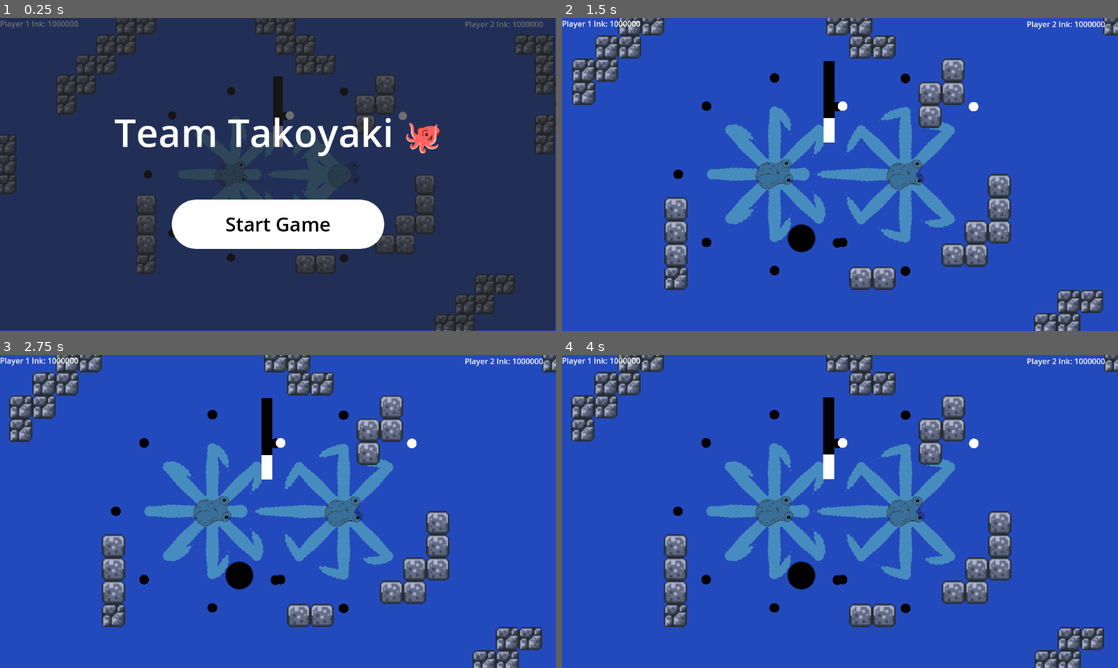
Above: before the commit, frames 1-4 (two rows, left to right).
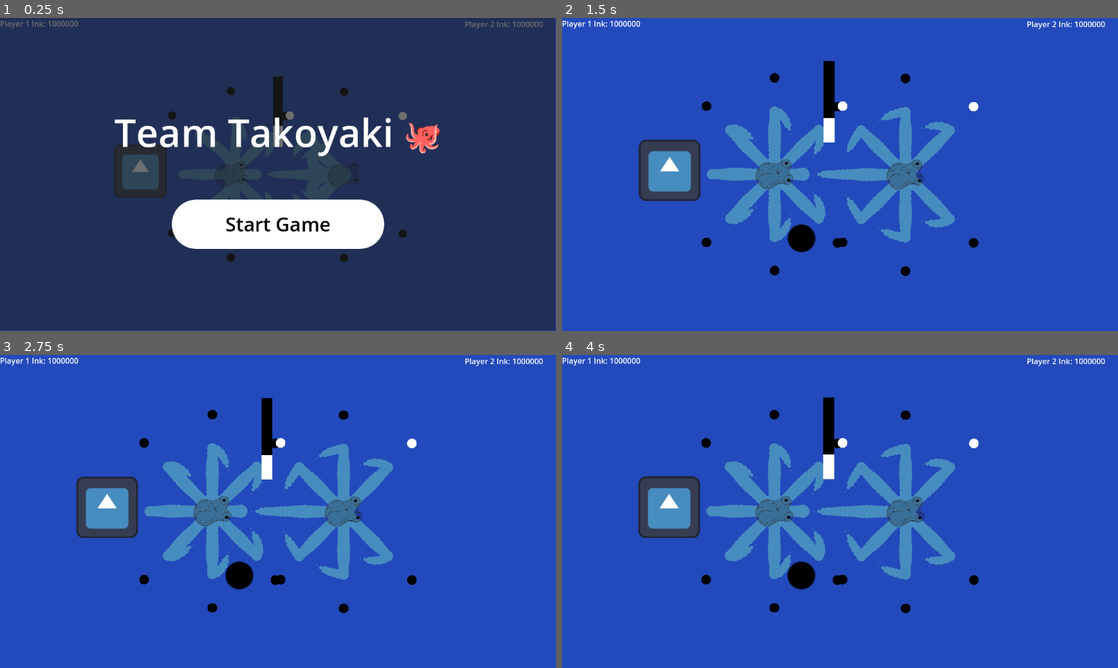
Above: after the commit, the same moments.

Repository: kam-zhan-yue/cissa-gmc-jam
Game: Godot game, scene res://scenes/main.tscn
The game is run twice, just before and just after one commit, with the same random seed, the same clock (stepped at 60 frames per second) and the same inputs. The engine's default icon, where the game draws it, is replaced by a stand-in: a white triangle on a blue panel in a dark square.
Inputs (mouse positions are in pixels of both pictures, inside the frame that each line leads up to):
- Up to frame 1 (0.25 s): no input
- Up to frame 2 (1.5 s): click "Start Game" at 0.5 s; move the mouse to (962, 158) at 1.27 s
- Up to frame 3 (2.75 s): tap Enter at 2 s; move the mouse to (166, 527) at 2.02 s
- Up to frame 4 (4 s): tap Space at 2.75 s; move the mouse to (895, 442) at 2.77 s; move the mouse to (812, 574) at 3.52 s

The runs differ from the first frame. In frame 1, 8.8% of the frame differs, in the area x 0-100%, y 0-100%; in frame 2, 11%; in frame 3, 11%; in frame 4, 11%, in the area x 1-100%, y 0-100%.

Commit message:
refactor: move hand logic to arm

Diff:
--- a/scenes/main.tscn
+++ b/scenes/main.tscn
@@ -1,14 +1,17 @@
-[gd_scene load_steps=10 format=3 uid="uid://brm857sd4wqbs"]
+[gd_scene load_steps=11 format=3 uid="uid://brm857sd4wqbs"]
 
 [ext_resource type="PackedScene" uid="uid://v473sc4yajje" path="res://scenes/octopus.tscn" id="1_o5qli"]
 [ext_resource type="Script" uid="uid://p8vllt77abq" path="res://scenes/camera_2d.gd" id="1_sugp2"]
-[ext_resource type="PackedScene" uid="uid://clgwd0rgr7l6v" path="res://scenes/obstacles.tscn" id="2_0wfyh"]
 [ext_resource type="PackedScene" uid="uid://ck4a7ys5px7f" path="res://scenes/killzone.tscn" id="2_tbgi4"]
 [ext_resource type="Script" uid="uid://cx0elix0tahfl" path="res://scripts/game/game_manager.gd" id="2_tefeu"]
 [ext_resource type="PackedScene" uid="uid://dt3pvc340yy4r" path="res://scenes/ui.tscn" id="3_o6xl0"]
 [ext_resource type="PackedScene" uid="uid://3k4m6e87yuwe" path="res://respawnpoint.tscn" id="7_o6xl0"]
 [ext_resource type="PackedScene" uid="uid://dcfa1hp82ih25" path="res://scenes/sword.tscn" id="8_tipki"]
+[ext_resource type="Texture2D" uid="uid://b58a50e60p4fd" path="res://icon.svg" id="9_85g3d"]
 [ext_resource type="PackedScene" uid="uid://doalkotnx6x4a" path="res://scenes/projectile.tscn" id="10_choun"]
+
+[sub_resource type="RectangleShape2D" id="RectangleShape2D_choun"]
+size = Vector2(126, 125)
 
 [node name="Main" type="Node2D"]
 
@@ -40,9 +43,6 @@
 position = Vector2(-59, 0)
 player_id = 1
 
-[node name="obstacles" parent="." instance=ExtResource("2_0wfyh")]
-scale = Vector2(3, 3)
-
 [node name="Camera" type="Camera2D" parent="."]
 unique_name_in_owner = true
 zoom = Vector2(0.7, 0.7)
@@ -64,3 +64,15 @@
 
 [node name="Ball" parent="." instance=ExtResource("10_choun")]
 position = Vector2(-3, 133)
+
+[node name="Obstacle" type="StaticBody2D" parent="."]
+position = Vector2(-277, -8)
+collision_layer = 5
+collision_mask = 5
+
+[node name="Icon" type="Sprite2D" parent="Obstacle"]
+texture = ExtResource("9_85g3d")
+
+[node name="CollisionShape2D" type="CollisionShape2D" parent="Obstacle"]
+position = Vector2(-1, 0.5)
+shape = SubResource("RectangleShape2D_choun")
--- a/scenes/obstacles.tscn
+++ b/scenes/obstacles.tscn
@@ -168,3 +168,4 @@
 [node name="TileMapLayer" type="TileMapLayer" parent="."]
 tile_map_data = PackedByteArray("AAADAAQAAAAGAAEAAAACAAQAAAAGAAEAAAAGAPv/AAAGAAEAAAAFAPz/AAAGAAEAAAAFAP3/AAAGAAEAAAAGAP …(1104 unchanged characters)…
 tile_set = SubResource("TileSet_rw70g")
+collision_enabled = false
--- a/scripts/entities/arm.gd
+++ b/scripts/entities/arm.gd
@@ -36,12 +36,18 @@
 		constraints.append(Constraint.new(Vector2.ZERO, radius, angle))
 
 func _get_hand_position() -> Vector2:
+	return constraints[-1].position
+
+func _get_end_position() -> Vector2:
 	return _get_body_position() + self.aim
 
 func _get_body_position() -> Vector2:
 	return global_position
 
-func _process(delta: float) -> void:
+func _physics_process(delta: float) -> void:
+	redraw(delta)
+
+func redraw(delta: float) -> void:
 	# If we are searching, then we want to update our aim to the target
 	if arm_state == ARM_STATE.SEARCHING and target:
 		self.aim = self.aim.move_toward(target, delta * arm_speed)
@@ -62,7 +68,7 @@
 			_draw_fabrik(self.aim, HAND_NODE)
 		ARM_STATE.AIMING:
 			# If we are moving around, we go towards the hand
-			_draw_fabrik(_get_hand_position(), 1)
+			_draw_fabrik(_get_end_position(), 1)
 
 func _draw_forwards() -> void:
 	_process_forwards()
--- a/scripts/entities/primary_arm.gd
+++ b/scripts/entities/primary_arm.gd
@@ -10,7 +10,6 @@
 const THROW_VELOCITY = 1000.0
 const THROW_THRESHOLD = 0.7
 
-var arm_velocity := Vector2.ZERO
 var target_position := Vector2.ZERO
 var grab: Item
 
@@ -35,6 +34,7 @@
 	self._process_aim(delta)
 	self._process_movement(delta)
 	self._process_input()
+	self.redraw(delta)
 
 func _process_grab() -> void:
 	match self.state:
@@ -67,23 +67,42 @@
 		self.target_position = self.target_position.normalized() * Arm.MAX_REACH
 
 func _process_movement(delta: float) -> void:
+	var next_hand_position = _get_next_hand_position(delta)
+	self.aim = next_hand_position
+	hand.global_position = _get_hand_position()
 
-	var previous := self.aim
-	self.aim = self.aim.move_toward(self.target_position, delta * ARM_SPEED)
-	self.arm_velocity = self.aim - previous
+func _get_next_hand_position(delta: float) -> Vector2:
+	var prev_hand_position = hand.global_position
+	var next_hand_position = self.aim.move_toward(self.target_position, delta * ARM_SPEED)
 	hand.global_position = _get_hand_position()
+	var bodies := hand.get_overlapping_bodies()
+	var can_move := true
+	for body in bodies:
+		if body is not Item:
+			can_move = false
+			break
+	if not can_move:
+		hand.global_position = prev_hand_position
+		print(str("Hand ", hand, " touching ", hand.get_overlapping_bodies()))
+		return prev_hand_position
+	return next_hand_position
+
+
 
 func _process_input() -> void:
 	if Input.is_action_just_pressed(Global.get_input(id, "grab")) and state == GRAB_STATE.GRAB:
 		self._release()
 
-	if (curr_aim - prev_aim).length() >= THROW_THRESHOLD and state == GRAB_STATE.GRAB:
+	if _get_aim().length() >= THROW_THRESHOLD and state == GRAB_STATE.GRAB:
 		self._throw()
+
+func _get_aim() -> Vector2:
+	return curr_aim - prev_aim
 
 func _throw_item() -> void:
 	if not grab: return
 	if grab.throwable:
-		var throw_velocity = self.arm_velocity.normalized() * THROW_VELOCITY
+		var throw_velocity = _get_aim().normalized() * THROW_VELOCITY
 		grab.launch(throw_velocity)
 
 
